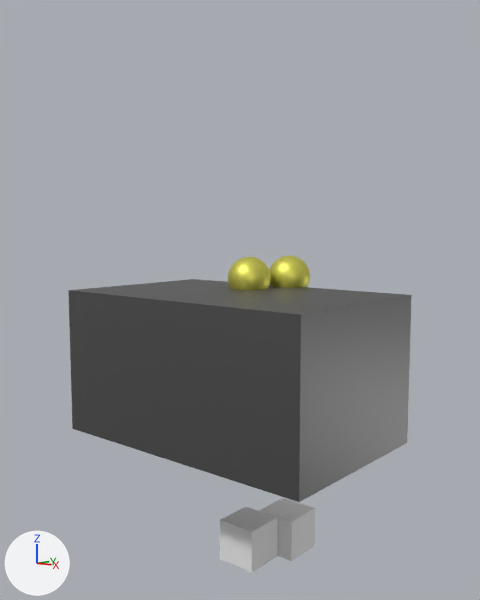
Renders of the Blender file testZone.blend from each side of a commit.
Camera for both pictures: a camera (50 mm lens) standing at (3.44, -4.02, 2.78) and looking at (-0.02, 0.1, 2.17). The axes (+X, +Y, +Z) are drawn at lower left. The lights are the same throughout.
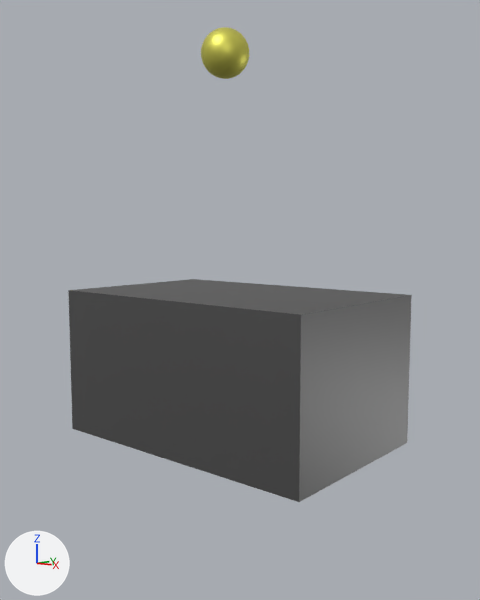
Diff of the bpy script that builds the scene:
```diff
--- a/testZone.blend.py
+++ b/testZone.blend.py
@@ ob_sphere @@
 ob_sphere = bpy.data.objects.new('Sphere', me_sphere)
-ob_sphere.location = (0.0, 0.746, 2.327)
+ob_sphere.location = (0.0, -0.101, 4.066)
@@ ob_sphere_001 @@
-ob_sphere_001 = bpy.data.objects.new('Sphere.001', me_sphere_001)
-ob_sphere_001.location = (-0.146, 0.369, 2.327)
@@ ob_cube_001 @@
-ob_cube_001 = bpy.data.objects.new('Cube.001', me_cube_001)
-ob_cube_001.location = (0.0, 0.745, 0.0)
-ob_cube_001.scale = (-0.183, -0.183, -0.183)
@@ ob_cube_002 @@
-ob_cube_002 = bpy.data.objects.new('Cube.002', me_cube_002)
-ob_cube_002.location = (-0.146, 0.369, 0.0)
-ob_cube_002.scale = (-0.183, -0.183, -0.183)
```

Pixel boxes (x1, y1, x2, y2) of what changed, in the pictures (480 x 600 px):
'Sphere', moved: before (269, 256, 310, 288); after (201, 27, 249, 79)
'Cube.002', deleted: before (220, 507, 278, 573)
'Cube.001', deleted: before (259, 498, 315, 561)
'Sphere.001', deleted (yellow): before (228, 257, 271, 290)
